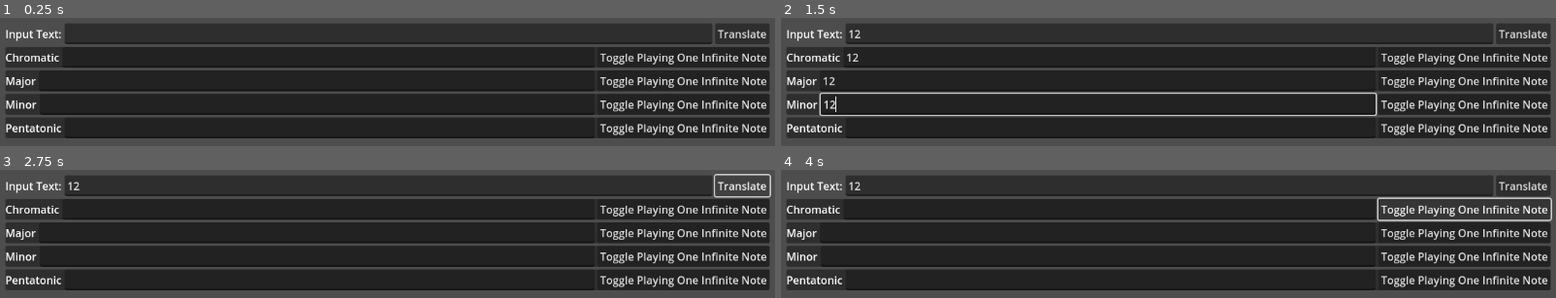
Above: before the commit, frames 1-4 (two rows, left to right).
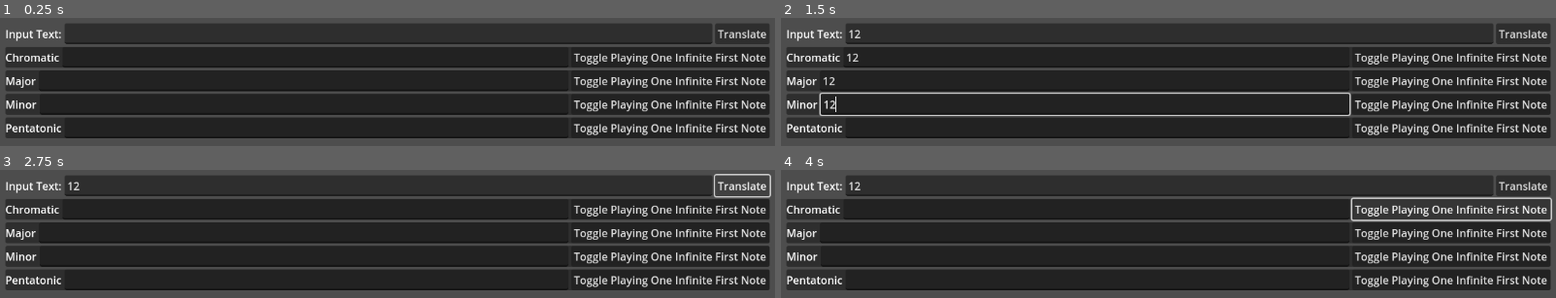
Above: after the commit, the same moments.

Repository: NBumgardner/text-to-music-gui-2015
Game: Godot game, scene res://scenes/TextToMusicGui.tscn
Same seed, same stepped clock (60 frames per second), same inputs: the game is played once before the commit and once after it.
Inputs (mouse positions are in pixels of both pictures, inside the frame that each line leads up to):
- Up to frame 1 (0.25 s): no input
- Up to frame 2 (1.5 s): click (1168, 33) at 0.52 s; type "12" at 0.6 s; click (1106, 57) at 0.75 s; type "12" at 0.83 s; click (1098, 80) at 0.98 s; type "12" at 1.07 s; click (1098, 103) at 1.27 s; type "12" at 1.35 s
- Up to frame 3 (2.75 s): click (333, 280) at 1.5 s; type "12" at 1.58 s; click "Translate" at 2 s
- Up to frame 4 (4 s): click (1463, 209) at 2.75 s, where only the run before the commit has a clickable "Toggle Playing One Infinite N…"; click (1455, 209) at 3.5 s, where only the run after the commit has a clickable "Toggle Playing One Infinite F…"

The runs differ from the first frame. In frame 1, 4.4% of the frame differs, in the area x 73-99%, y 27-94%; in frame 2, 4.5%; in frame 3, 4.4%; in frame 4, 4.6%, in the area x 73-99%, y 21-94%.

Commit message:
Play First Pitchs Off-Key

Diff:
--- a/v2-godot/scenes/ScaledSolfegePlayer.tscn
+++ b/v2-godot/scenes/ScaledSolfegePlayer.tscn
@@ -25,6 +25,6 @@
 
 [node name="Button" type="Button" parent="HBoxContainer"]
 layout_mode = 2
-text = "Toggle Playing One Infinite Note"
+text = "Toggle Playing One Infinite First Note"
 
 [connection signal="pressed" from="HBoxContainer/Button" to="." method="_on_button_pressed"]
--- a/v2-godot/scenes/scaled_solfege_player.gd
+++ b/v2-godot/scenes/scaled_solfege_player.gd
@@ -17,6 +17,27 @@
 @export var musical_scale: ScaleData = null
 
 
+const _solfege_note_to_chromatic_index_dictionary = {
+	"Do": 0,
+	"di": 1,
+	"ra": 1,
+	"Re": 2,
+	"ri": 3,
+	"me": 3,
+	"Mi": 4,
+	"Fa": 5,
+	"fi": 6,
+	"se": 6,
+	"So": 7,
+	"si": 8,
+	"le": 8,
+	"La": 9,
+	"li": 10,
+	"te": 10,
+	"Ti": 11,
+}
+
+
 func set_line_edit_text(incoming_text: String) -> void:
 	$HBoxContainer/LineEdit.text = incoming_text
 
@@ -34,7 +55,7 @@
 
 
 func _ready():
-	_play_note_forever()
+	_init_note()
 	audio_stream_player.stop()
 
 	if musical_scale != null:
@@ -47,18 +68,56 @@
 	_fill_buffer()
 
 
+func _init_note():
+	_start_note(sample_hz)
+	_stop_note()
+
+
+func _solfege_note_to_chromatic_index(solfege_note):
+	if not _solfege_note_to_chromatic_index_dictionary.has(solfege_note):
+		return -1
+
+	return _solfege_note_to_chromatic_index_dictionary.get(solfege_note)
+
+
+func _solfege_note_to_hz(solfege_note):
+	var chromatic_index = _solfege_note_to_chromatic_index(solfege_note)
+	if chromatic_index == -1:
+		return 0
+
+	return sample_hz + 1000 * chromatic_index
+
+
 func _on_button_pressed():
 	if audio_stream_player.playing:
-		audio_stream_player.stop()
+		_stop_note()
 		return
 
-	print_debug("Play a new note")
-	_play_note_forever()
+	var requested_song_solfege = $HBoxContainer/LineEdit.text
+
+	if $HBoxContainer/LineEdit.text != '' and musical_scale.solfege_ascending_string != '':
+		print("Request to play:", requested_song_solfege)
+
+	var requested_song_solfege_note_list = requested_song_solfege.split(" ")
+
+	var targetHz = sample_hz
+
+	if len(requested_song_solfege_note_list) == 0:
+		print_debug("Empty play content is ignored.")
+		return
+
+	var first_solfege_note = requested_song_solfege_note_list[0]
+	targetHz = _solfege_note_to_hz(first_solfege_note)
+
+	print_debug("Play a new note of", first_solfege_note, "hz", targetHz)
+	_start_note(targetHz)
 
 
-# Copied from demo:
-#  https://github.com/godotengine/godot-demo-projects/blob/4.2-31d1c0c/audio/generator/generator_demo.gd
-func _play_note_forever():
-	audio_stream_player.stream.mix_rate = sample_hz
+func _start_note(hz):
+	audio_stream_player.stream.mix_rate = hz
 	audio_stream_player.play()
 	playback = audio_stream_player.get_stream_playback()
+
+
+func _stop_note():
+	audio_stream_player.stop()
